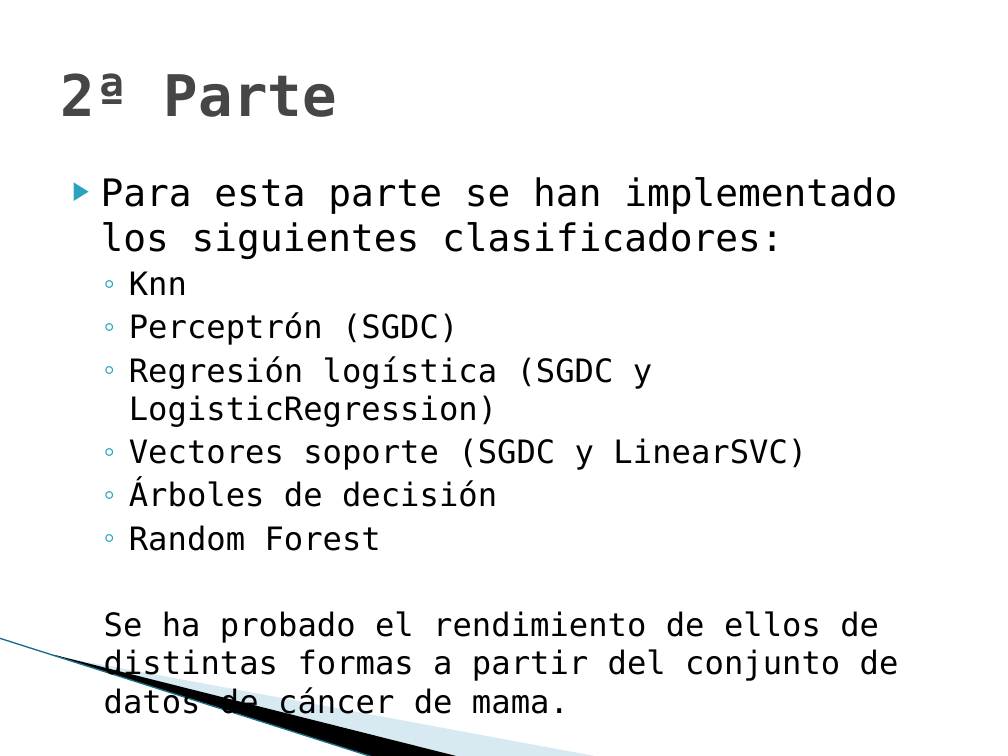
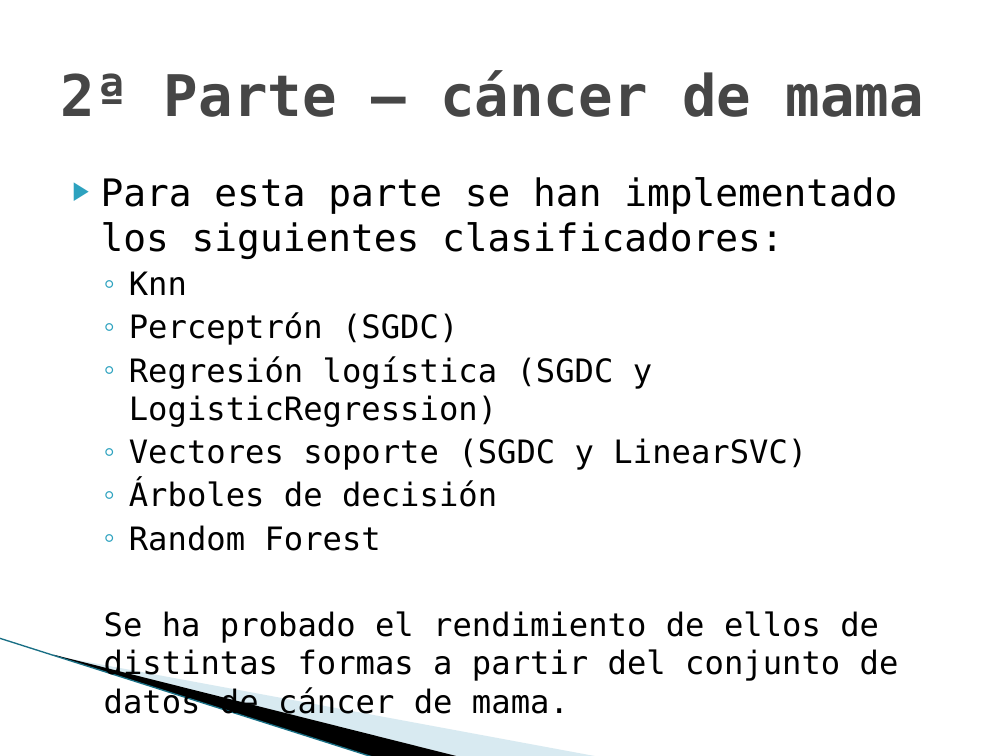
Before and after one commit to joapingut/aia-1718-t3, a slide deck: slide 53 of presentacion3.pptx (slide 44 before the commit). Drawn at 1008x756 pixels with LibreOffice and Linux fonts; fonts in the diff are those of the drawing; background and template pictures are left out. Boxes give left, top, right and bottom in pixels: in the first picture for what was removed or moved away, otherwise in the second. Text is boxed around its words. In the diff, an @@ line names an element or a change of style, - is before the commit and + after.

```diff
--- a/presentacion3.pptx
+++ b/presentacion3.pptx
@@ title at bbox=[60, 70, 924, 117]: text changed @@
-2ª Parte
+2ª Parte – cáncer de mama
```
Also in this commit, not shown: 17 other slides changed, 27 slides added, 3 slides removed.
